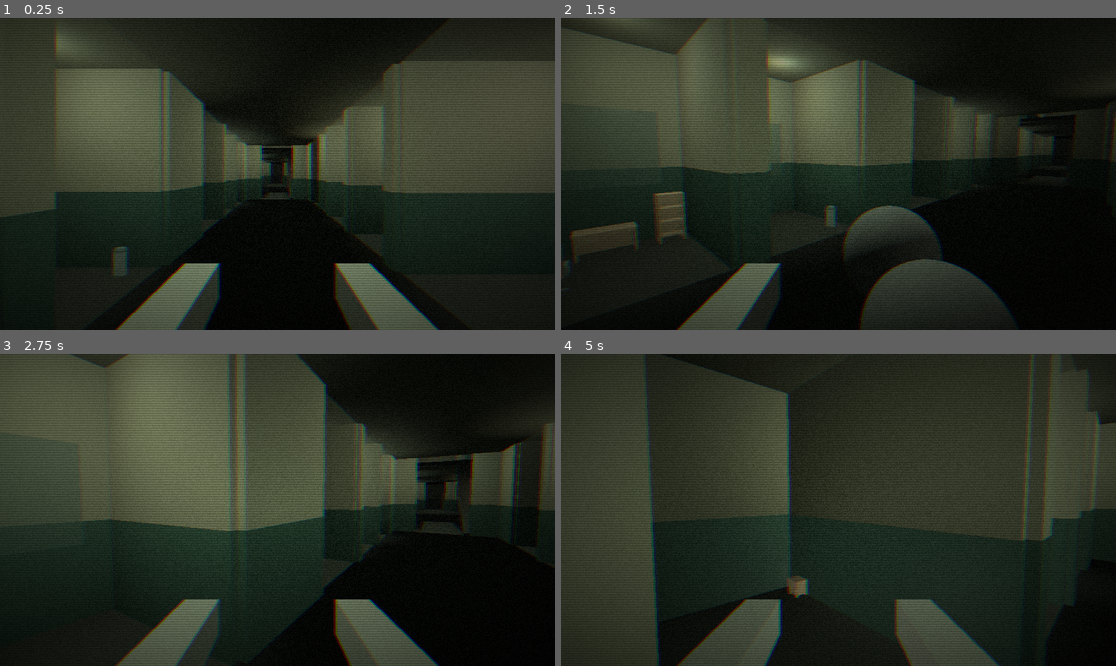
Above: before the commit, frames 1-4 (two rows, left to right).
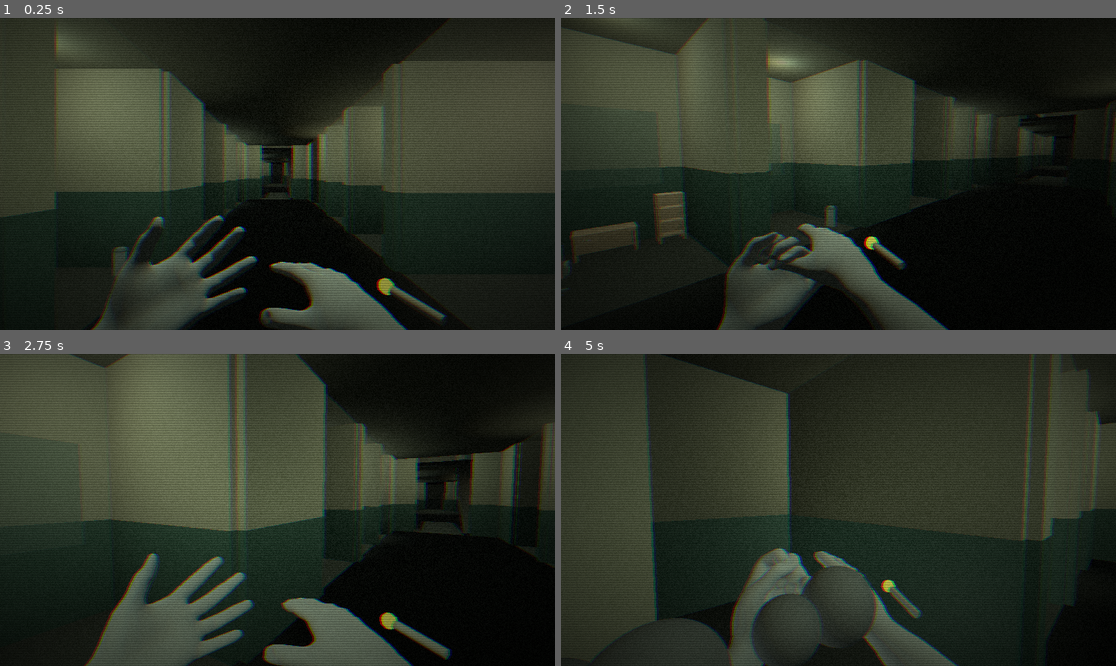
Above: after the commit, the same moments.

Repository: zav1K/something
Game: Godot game, scene res://main.tscn
The game is run twice, just before and just after one commit, with the same random seed, the same clock (stepped at 60 frames per second) and the same inputs.
Inputs (mouse positions are in pixels of both pictures, inside the frame that each line leads up to):
- Up to frame 1 (0.25 s): no input
- Up to frame 2 (1.5 s): tap Enter at 0.5 s; move the mouse to (960, 158) at 0.52 s; hold D 0.53-1.28 s; tap C at 0.6, 1.35 s; click (960, 158) at 0.67 s; move the mouse to (810, 174) at 1.27 s; hold W from 1.28 s (still down)
- Up to frame 3 (2.75 s): keep holding W; move the mouse to (288, 503) at 2.02 s; tap C at 2.1 s
- Up to frame 4 (5 s): keep holding W; move the mouse to (832, 516) at 2.77 s; tap C at 2.85, 3.6, 4.35 s; move the mouse to (877, 513) at 3.52 s; move the mouse to (794, 506) at 4.27 s

The runs differ from the first frame. In frame 1, 8.4% of the frame differs, in the area x 16-81%, y 63-100%; in frame 2, 11%, in the area x 20-81%, y 60-100%; in frame 3, 8.6%; in frame 4, 9.9%.

Commit message:
Replace CSG-primitive arms with a rigged FPS hands model
Use a free CC0 62-bone rigged hands/arms model (OpenGameArt.org) with
its baked animation instead of hand-built CSG primitives, per request
to find a ready-made model rather than constructing one from scratch.

Attaches white coat sleeve cuffs and a lit cigarette (glowing ember +
one-shot smoke puff) to the hand/forearm bones via BoneAttachment3D.
Needed an `[editable path="Model"]` directive in the .tscn so Godot
keeps externally-added children nested inside the instanced FBX scene
(without it they're silently dropped at runtime with no warning).

Diff:
--- a/hospital-game/player_arms.gd
+++ b/hospital-game/player_arms.gd
@@ -1,16 +1,8 @@
 extends Node3D
 
-const REST_POS := Vector3(0.22, -0.3, -0.33)
-const MOUTH_POS := Vector3(0.06, -0.17, -0.38)
-
-@onready var hand_group: Node3D = $RightHandGroup
-@onready var smoke: GPUParticles3D = $RightHandGroup/SmokeParticles
+@onready var anim_player: AnimationPlayer = find_child("AnimationPlayer", true, false)
 
 var smoking := false
-
-func _ready() -> void:
-	hand_group.position = REST_POS
-	smoke.emitting = false
 
 func _unhandled_input(event: InputEvent) -> void:
 	if event is InputEventKey and event.pressed and event.keycode == KEY_C and not smoking:
@@ -18,9 +10,10 @@
 
 func _smoke_cigarette() -> void:
 	smoking = true
-	var tw := create_tween()
-	tw.tween_property(hand_group, "position", MOUTH_POS, 0.5).set_trans(Tween.TRANS_SINE).set_ease(Tween.EASE_OUT)
-	tw.tween_callback(func(): smoke.emitting = true)
-	tw.tween_interval(1.0)
-	tw.tween_property(hand_group, "position", REST_POS, 0.6).set_trans(Tween.TRANS_SINE).set_ease(Tween.EASE_IN)
-	tw.tween_callback(func(): smoking = false)
+	var anim_name := anim_player.get_animation_list()[0]
+	anim_player.play(anim_name)
+	await get_tree().create_timer(1.0).timeout
+	var smoke: GPUParticles3D = find_child("SmokeParticles", true, false)
+	smoke.emitting = true
+	await anim_player.animation_finished
+	smoking = false
--- a/hospital-game/player_arms.tscn
+++ b/hospital-game/player_arms.tscn
@@ -1,6 +1,7 @@
-[gd_scene load_steps=8 format=3]
+[gd_scene load_steps=9 format=3]
 
 [ext_resource type="Script" path="res://player_arms.gd" id="1_arms"]
+[ext_resource type="PackedScene" path="res://assets/arms_test/fps_arms_rig_test.fbx" id="2_model"]
 
 [sub_resource type="StandardMaterial3D" id="Mat_coat"]
 albedo_color = Color(0.88, 0.87, 0.82, 1)
@@ -8,13 +9,6 @@
 emission_enabled = true
 emission = Color(0.3, 0.3, 0.28, 1)
 emission_energy_multiplier = 0.25
-
-[sub_resource type="StandardMaterial3D" id="Mat_skin"]
-albedo_color = Color(0.8, 0.6, 0.5, 1)
-roughness = 0.6
-emission_enabled = true
-emission = Color(0.45, 0.28, 0.22, 1)
-emission_energy_multiplier = 0.35
 
 [sub_resource type="StandardMaterial3D" id="Mat_cig_paper"]
 albedo_color = Color(0.92, 0.91, 0.87, 1)
@@ -27,8 +21,8 @@
 albedo_color = Color(0.9, 0.35, 0.1, 1)
 roughness = 1.0
 emission_enabled = true
-emission = Color(1.0, 0.4, 0.1, 1)
-emission_energy_multiplier = 1.8
+emission = Color(1.0, 0.45, 0.1, 1)
+emission_energy_multiplier = 4.0
 
 [sub_resource type="ParticleProcessMaterial" id="SmokeProcess"]
 direction = Vector3(0, 1, 0)
@@ -47,46 +41,53 @@
 [node name="Arms" type="Node3D"]
 script = ExtResource("1_arms")
 
-[node name="LeftForearm" type="CSGBox3D" parent="."]
-transform = Transform3D(1, 0, 0, 0, 1, 0, 0, 0, 1, -0.24, -0.34, -0.55)
-size = Vector3(0.11, 0.11, 0.46)
+[node name="Model" parent="." instance=ExtResource("2_model")]
+transform = Transform3D(-0.15, 0, 0, 0, 0.15, 0, 0, 0, -0.15, -0.11, -0.07, -0.02)
+
+[node name="SleeveR" type="BoneAttachment3D" parent="Model/caucasian_male_1/Skeleton3D"]
+bone_name = "forearm.R"
+bone_idx = 3
+
+[node name="SleeveCylR" type="CSGCylinder3D" parent="Model/caucasian_male_1/Skeleton3D/SleeveR"]
+transform = Transform3D(1, 0, 0, 0, 0, -1, 0, 1, 0, 0, 0, 0.4)
+radius = 0.75
+height = 1.6
 material = SubResource("Mat_coat")
 
-[node name="LeftHand" type="CSGSphere3D" parent="."]
-transform = Transform3D(1, 0, 0, 0, 1, 0, 0, 0, 1, -0.24, -0.3, -0.33)
-radius = 0.022
-material = SubResource("Mat_skin")
+[node name="SleeveL" type="BoneAttachment3D" parent="Model/caucasian_male_1/Skeleton3D"]
+bone_name = "forearm.L"
+bone_idx = 8
 
-[node name="RightForearm" type="CSGBox3D" parent="."]
-transform = Transform3D(1, 0, 0, 0, 1, 0, 0, 0, 1, 0.24, -0.34, -0.55)
-size = Vector3(0.11, 0.11, 0.46)
+[node name="SleeveCylL" type="CSGCylinder3D" parent="Model/caucasian_male_1/Skeleton3D/SleeveL"]
+transform = Transform3D(1, 0, 0, 0, 0, -1, 0, 1, 0, 0, 0, 0.4)
+radius = 0.75
+height = 1.6
 material = SubResource("Mat_coat")
 
-[node name="RightHandGroup" type="Node3D" parent="."]
-transform = Transform3D(1, 0, 0, 0, 1, 0, 0, 0, 1, 0.22, -0.3, -0.33)
+[node name="CigaretteAttach" type="BoneAttachment3D" parent="Model/caucasian_male_1/Skeleton3D"]
+bone_name = "hand.R"
+bone_idx = 11
 
-[node name="RightHand" type="CSGSphere3D" parent="RightHandGroup"]
-radius = 0.022
-material = SubResource("Mat_skin")
-
-[node name="Paper" type="CSGCylinder3D" parent="RightHandGroup"]
-transform = Transform3D(0.98, 0.2, 0, -0.2, 0.98, 0, 0, 0, 1, 0, 0.02, -0.02)
-radius = 0.007
-height = 0.09
+[node name="Paper" type="CSGCylinder3D" parent="Model/caucasian_male_1/Skeleton3D/CigaretteAttach"]
+transform = Transform3D(1, 0, 0, 0, 1, 0, 0, 0, 1, 0, 0, -0.5)
+radius = 0.05
+height = 0.6
 material = SubResource("Mat_cig_paper")
 
-[node name="Ember" type="CSGSphere3D" parent="RightHandGroup"]
-transform = Transform3D(1, 0, 0, 0, 1, 0, 0, 0, 1, 0.01, 0.065, -0.02)
-radius = 0.009
+[node name="Ember" type="CSGSphere3D" parent="Model/caucasian_male_1/Skeleton3D/CigaretteAttach"]
+transform = Transform3D(1, 0, 0, 0, 1, 0, 0, 0, 1, 0, 0.3, -0.5)
+radius = 0.09
 material_override = SubResource("Mat_ember")
 
-[node name="SmokeParticles" type="GPUParticles3D" parent="RightHandGroup"]
-transform = Transform3D(1, 0, 0, 0, 1, 0, 0, 0, 1, 0.01, 0.07, -0.02)
+[node name="SmokeParticles" type="GPUParticles3D" parent="Model/caucasian_male_1/Skeleton3D/CigaretteAttach"]
+transform = Transform3D(1, 0, 0, 0, 1, 0, 0, 0, 1, 0, 0.33, -0.5)
 emitting = false
 amount = 12
 lifetime = 1.4
 one_shot = true
 explosiveness = 0.3
-visibility_aabb = AABB(-0.3, -0.1, -0.3, 0.6, 0.8, 0.6)
+visibility_aabb = AABB(-2, -1, -2, 4, 5, 4)
 process_material = SubResource("SmokeProcess")
 draw_pass_1 = SubResource("SmokeMesh")
+
+[editable path="Model"]
Binary file added: hospital-game/assets/arms_test/fps_arms_rig_test.fbx
Not shown, added: hospital-game/assets/arms_test/fps_arms_rig_test.fbx.import
Binary file added: hospital-game/assets/arms_test/new_diff.png
Not shown, added: hospital-game/assets/arms_test/new_diff.png.import
